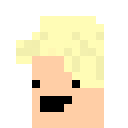
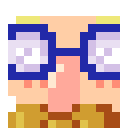
Layer changes from the first 128x128 image to the second:
added layer "Layer 4" above "Layer 3" over (x1=8, y1=16, x2=120, y2=128)
